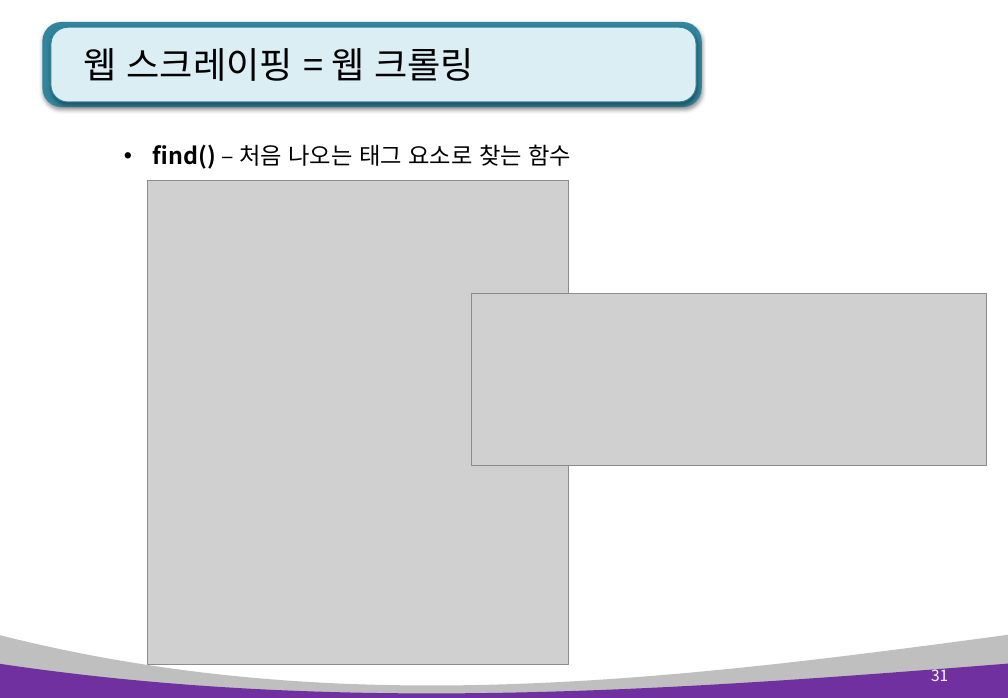
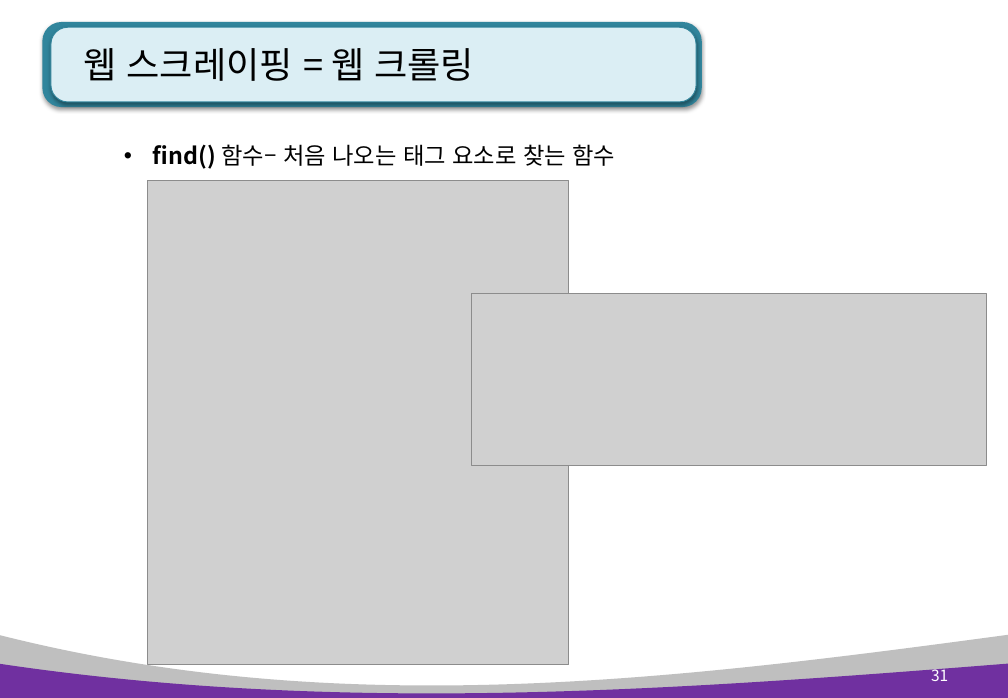
Before and after one commit to kiyongee2/green_project_web, a slide deck: slide 31 of python_ppt/Python 12장. 정규표현식과 웹 스크래핑.pptx. Drawn at 1008x698 pixels with LibreOffice and Linux fonts; fonts in the diff are those of the drawing; grey boxes stand for pictures. Boxes give left, top, right and bottom in pixels: in the first picture for what was removed or moved away, otherwise in the second. Text is boxed around its words. In the diff, an @@ line names an element or a change of style, - is before the commit and + after.

```diff
--- a/python_ppt/Python 12장. 정규표현식과 웹 스크래핑.pptx
+++ b/python_ppt/Python 12장. 정규표현식과 웹 스크래핑.pptx
@@ text at (x1=153, y1=144, x2=616, y2=169): text changed @@
-• find() – 처음 나오는 태그 요소로 찾는 함수
+• find() 함수– 처음 나오는 태그 요소로 찾는 함수
```
Also in this commit, not shown: 7 other slides changed, 2 other files.
